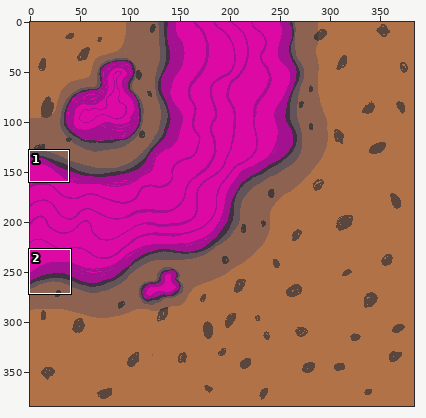
Two states of a sprite sheet, project/assets/art/river_chunk_c_with_puddles.png. Above, an overview of the earlier version with the close-up marked.
Close-up. Earlier state:
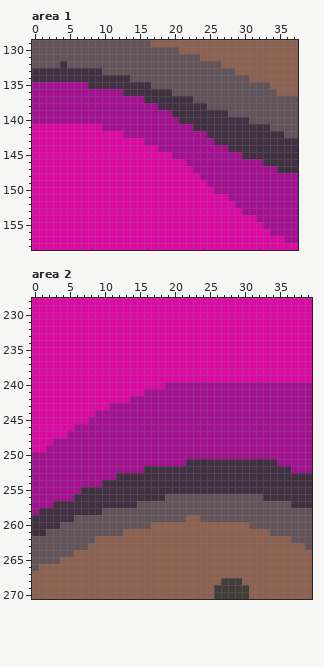
The file is 384x384 pixels. Shown: area 1: x 0..37, y 129..158; area 2: x 0..39, y 228..270. The commit also changed other parts of the picture, which this record leaves out.
After the commit:
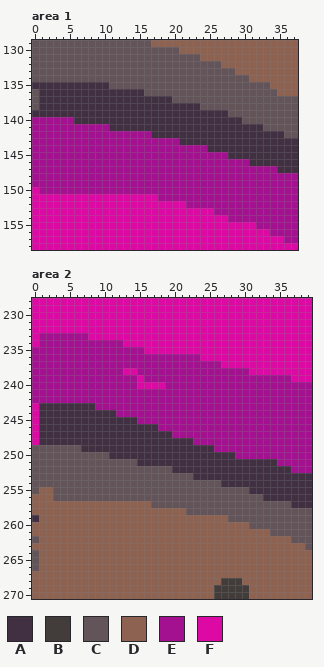
Palette (. is transparent): A #412f42  B #423c3a  C #635459  D #8e6251  E #a41190  F #dc09a4
What changed:
Changed rows in their new state; - is an unchanged pixel.
Area 1:
first column x 0:
132 ----C-----------------------------
133 CCCCCCCCCC------------------------
134 CCCCCCCCCCCCCC--------------------
135 AAAAAAAA---CCCCCC-----------------
136 CAAAAAAAAAAAA---CCCC--------------
137 CAAAAAAAAAAAAAAA----CCC-----------
138 CAAAAAAAAAAAAAAAAA------C---------
139 AAAAAAAAAAAAAAAAAAAA--------------
140 ------AAAAAAAAAAAAAAA---------C---
141 EEEEEEEEEE-AAAAAAAAAAAA----------C
142 EEEEEEEEEEEEE----AAAAAAAA---------
143 EEEEEEEEEEEEEEEE-----AAAAA--------
144 EEEEEEEEEEEEEEEEEE-------AAA------
145 EEEEEEEEEEEEEEEEEEEE--------AA----
146 EEEEEEEEEEEEEEEEEEEEEE---------AA-
147 EEEEEEEEEEEEEEEEEEEEEEE-----------
148 EEEEEEEEEEEEEEEEEEEEEEEE----------
149 EEEEEEEEEEEEEEEEEEEEEEEEE---------
150 -EEEEEEEEEEEEEEEEEEEEEEEEE--------
151 ------------------EEEEEEEEEE------
152 ----------------------EEEEEEE-----
153 --------------------------EEEE----
154 ----------------------------EEEE--
155 --------------------------------E-
Area 2:
first column x 0:
233 -EEEEEEE-----------------------------
234 -EEEEEEEEEEEE------------------------
235 EEEEEEEEEEEEEEEE---------------------
236 EEEEEEEEEEEEEEEEEEEEEEEE-------------
237 EEEEEEEEEEEEEEEEEEEEEEEEEEE----------
238 EEEEEEEEEEEEE--EEEEEEEEEEEEEEEE------
239 EEEEEEEEEEEEEEE-EEEEEEEEEEEEEEEEEEEEE
240 EEEEEEEEEEEEEEE----------------------
241 EEEEEEEEEEEEEEEE---------------------
242 EEEEEEEEEEEEEE-----------------------
243 -AAAAAAAAEE--------------------------
244 -AAAAAAAAAAA-------------------------
245 -AAAAAAAAAAAAAA----------------------
246 -AAAAAAAAAAAAAAAAA-------------------
247 -AAAAAAAAAAAAAAAAAAA-----------------
248 -AAAAAAAAAAAAAAAAAAAAAA--------------
249 CCCCCCCAAAAAAAAAAAAAAAAAAA-----------
250 CCCCCCCCCCCAAAAAAAAAAAAAAAAAA--------
251 CCCCCCCCCCCCCCCAAAAAAA---------------
252 CCCCCCCCCCCCCCCCCCCC-----------------
253 CCCCCCCCCCCCCCCCCCCCCCC--------------
254 CCCCCCCCCCCCCCCCCCCCCCCCCCC----------
255 CDDCCCCCCCCCCCCCCCCCCCCCCCCCCCC------
256 DDDCCCCCCCCCCCCCCCC------------------
257 DDDDDDDDDDDDDDDDD--------------------
258 DDDDDDDDDDDDDDDDDDDDDD---------------
259 -DDDDDDDDDDDDDDDDDDDDD--DDDD---------
260 DDDDDDDDDDDDDDDDD--------------------
261 DDDDDDDDDDDDD------------------------
262 -DDDDDDDD----------------------------
263 DDDDDDDD-----------------------------
264 -DDDDD-------------------------------
265 -DDD---------------------------------
